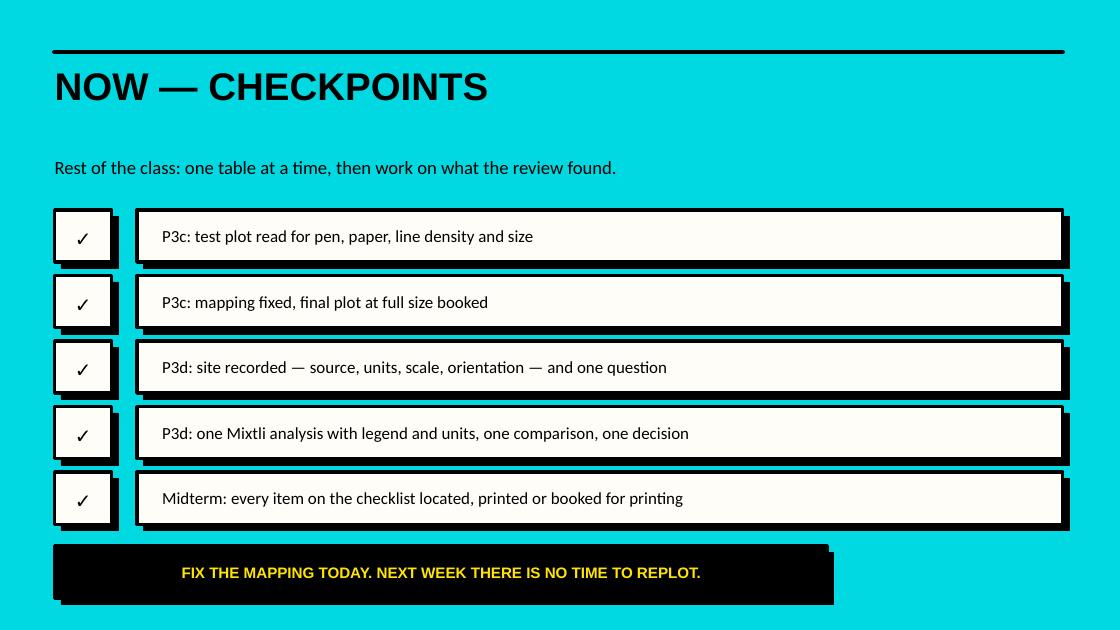
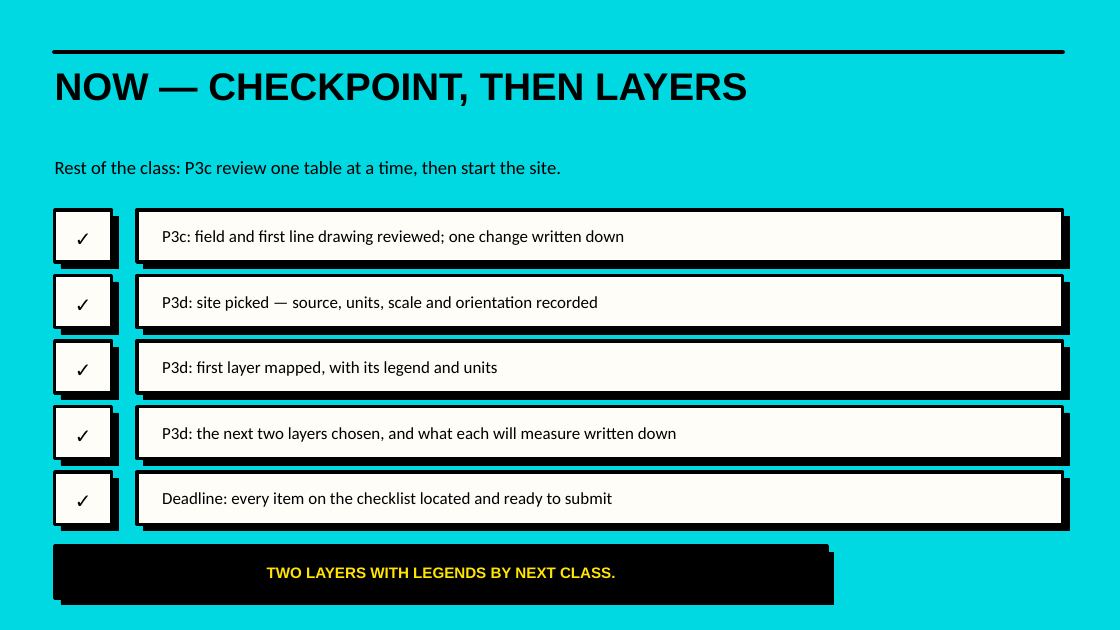
Before and after one commit to luigipacheco/arc3133, a slide deck: slide 11 of slides/ARC3133_Class09.pptx (slide 9 before the commit). Drawn at 1120x630 pixels with LibreOffice and Linux fonts; fonts in the diff are those of the drawing. Boxes give left, top, right and bottom in pixels: in the first picture for what was removed or moved away, otherwise in the second. Text is boxed around its words. In the diff, an @@ line names an element or a change of style, - is before the commit and + after.

```diff
--- a/slides/ARC3133_Class09.pptx
+++ b/slides/ARC3133_Class09.pptx
@@ text at [55, 73, 747, 106]: text changed @@
-NOW — CHECKPOINTS
+NOW — CHECKPOINT, THEN LAYERS
@@ text at [55, 161, 561, 176]: text changed @@
-Rest of the class: one table at a time, then work on what the review found.
+Rest of the class: P3c review one table at a time, then start the site.
@@ text at [162, 230, 625, 245]: text changed @@
-P3c: test plot read for pen, paper, line density and size
+P3c: field and first line drawing reviewed; one change written down
@@ text at [162, 296, 598, 311]: text changed @@
-P3c: mapping fixed, final plot at full size booked
+P3d: site picked — source, units, scale and orientation recorded
@@ text at [162, 361, 498, 376]: text changed @@
-P3d: site recorded — source, units, scale, orientation — and one question
+P3d: first layer mapped, with its legend and units
@@ text at [162, 427, 677, 442]: text changed @@
-P3d: one Mixtli analysis with legend and units, one comparison, one decision
+P3d: the next two layers chosen, and what each will measure written down
@@ text at [162, 492, 612, 507]: text changed @@
-Midterm: every item on the checklist located, printed or booked for printing
+Deadline: every item on the checklist located and ready to submit
@@ text at [267, 567, 615, 578]: text changed @@
-FIX THE MAPPING TODAY. NEXT WEEK THERE IS NO TIME TO REPLOT.
+TWO LAYERS WITH LEGENDS BY NEXT CLASS.
```
Also in this commit, not shown: 6 other slides changed, 5 slides added, 3 slides removed, 47 other files.
